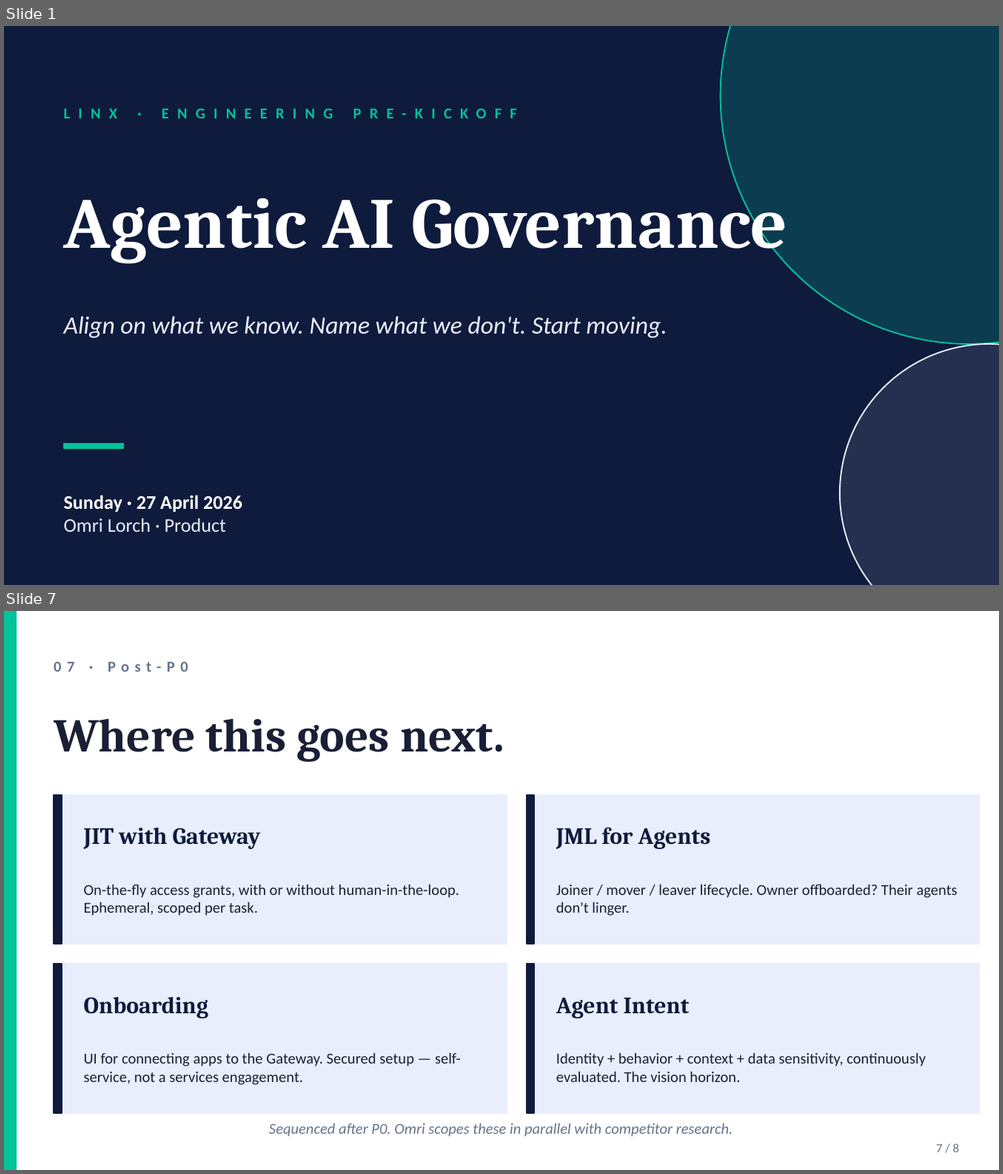
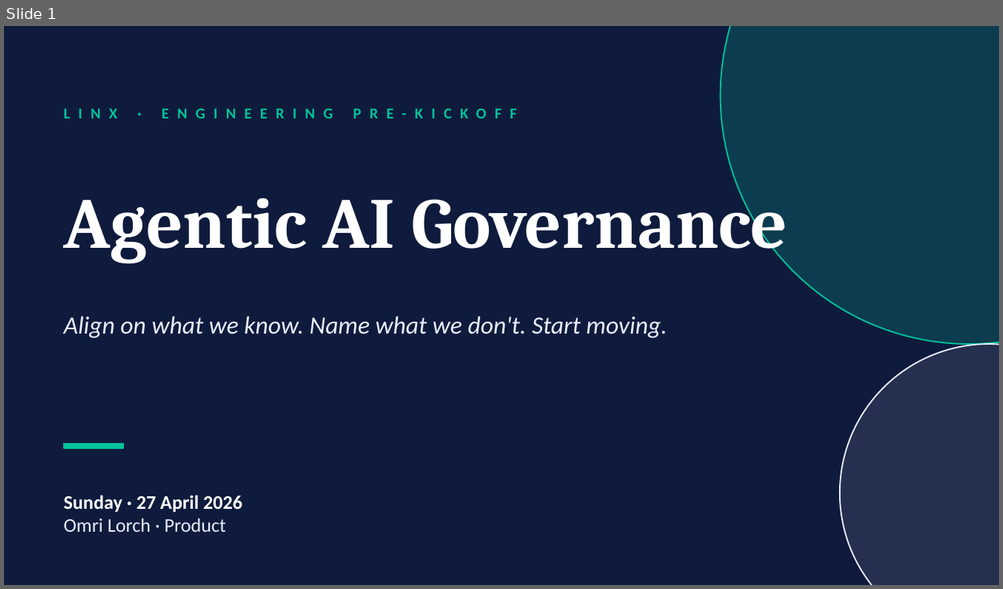
Before and after one commit to Lorch19/ol-linx-agent, a slide deck: artifacts/eng-prekickoff-2026-04-27.pptx. Shown one above the other, each under a label of ours: slides 1 and 7 before the commit, slide 1 after it; the slides between them are not shown. The pictures are 1003x1174 and 1003x589 pixels, drawn with LibreOffice and Linux fonts; fonts in the diff are those of the drawing. Boxes give left, top, right and bottom in pixels: in the first picture for what was removed or moved away, otherwise in the second. Text is boxed around its words. In the diff, an @@ line names an element or a change of style, - is before the commit and + after.

```diff
--- a/artifacts/eng-prekickoff-2026-04-27.pptx
+++ b/artifacts/eng-prekickoff-2026-04-27.pptx
@@ slide 7 removed at (x1=4, y1=611, x2=999, y2=1170), background #FFFFFF @@
@@ rectangle removed at (x1=4, y1=611, x2=16, y2=1170) @@
@@ text removed at (x1=54, y1=661, x2=188, y2=672) @@
-07 · Post-P0
@@ text removed at (x1=54, y1=719, x2=504, y2=761) @@
-Where this goes next.
@@ rectangle removed at (x1=54, y1=795, x2=506, y2=944) @@
@@ rectangle removed at (x1=54, y1=795, x2=62, y2=944) @@
@@ rectangle removed at (x1=526, y1=795, x2=979, y2=944) @@
@@ rectangle removed at (x1=526, y1=795, x2=534, y2=944) @@
@@ text removed at (x1=84, y1=828, x2=261, y2=849) @@
-JIT with Gateway
@@ text removed at (x1=556, y1=827, x2=711, y2=849) @@
-JML for Agents
@@ text removed at (x1=84, y1=884, x2=459, y2=916) @@
-On-the-fly access grants, with or without human-in-the-loop. Ephemeral, scoped per task.
@@ text removed at (x1=556, y1=884, x2=957, y2=916) @@
-Joiner / mover / leaver lifecycle. Owner offboarded? Their agents don't linger.
@@ rectangle removed at (x1=54, y1=964, x2=506, y2=1113) @@
@@ rectangle removed at (x1=54, y1=964, x2=62, y2=1113) @@
@@ rectangle removed at (x1=526, y1=964, x2=979, y2=1113) @@
@@ rectangle removed at (x1=526, y1=964, x2=534, y2=1113) @@
@@ text removed at (x1=84, y1=997, x2=209, y2=1019) @@
-Onboarding
@@ text removed at (x1=556, y1=998, x2=689, y2=1019) @@
-Agent Intent
@@ text removed at (x1=84, y1=1053, x2=461, y2=1085) @@
-UI for connecting apps to the Gateway. Secured setup — self-service, not a services engagement.
@@ text removed at (x1=556, y1=1053, x2=925, y2=1082) @@
-Identity + behavior + context + data sensitivity, continuously evaluated. The vision horizon.
@@ text removed at (x1=269, y1=1124, x2=733, y2=1137) @@
-Sequenced after P0. Omri scopes these in parallel with competitor research.
@@ text removed at (x1=936, y1=1144, x2=959, y2=1153) @@
-7 / 8
```
Also in this commit, not shown: 3 slides changed, 3 slides added, 3 other slides removed.
